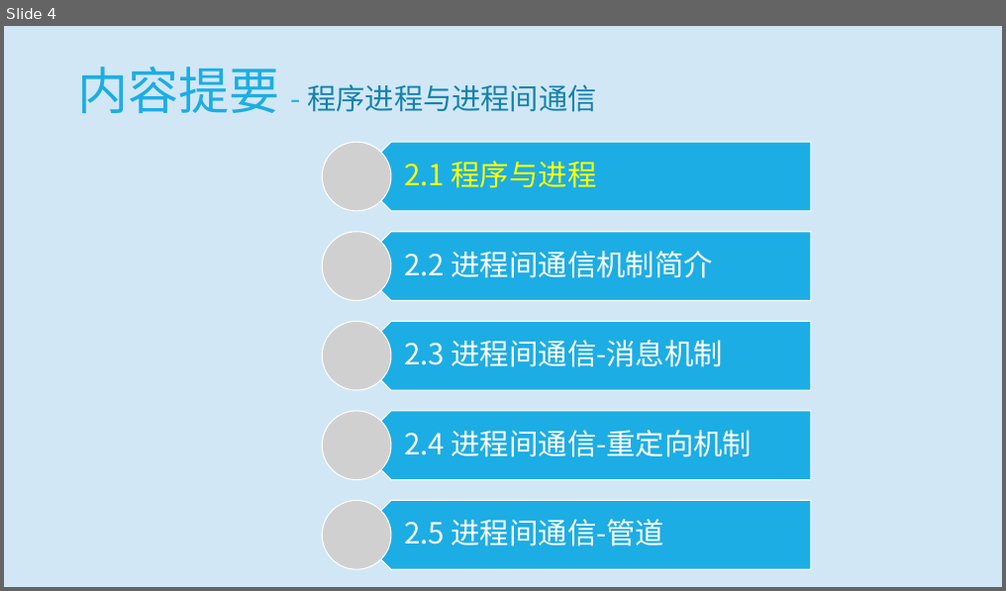
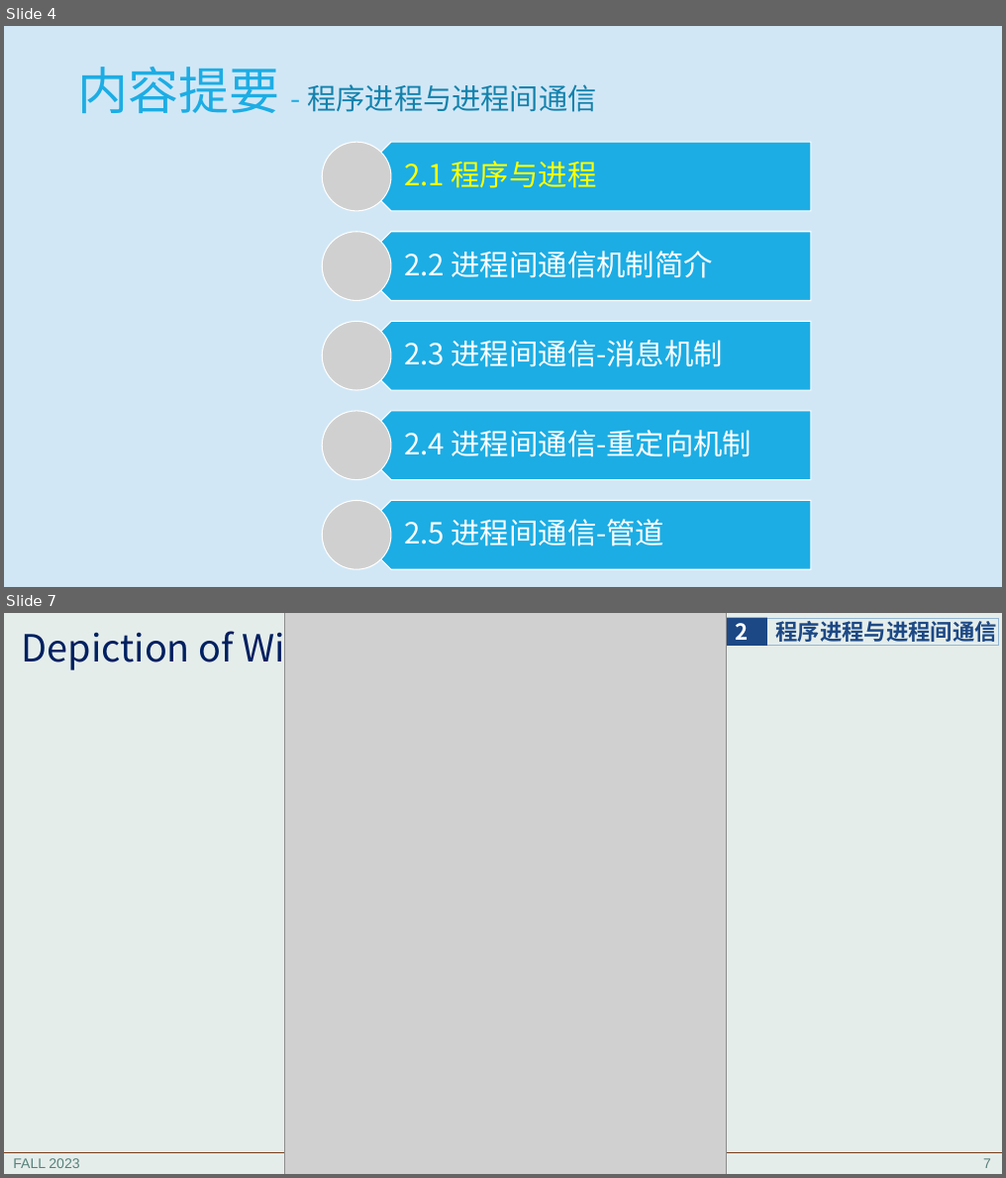
Before and after one commit to principleWindows/win-principle-2023, a slide deck: slides/instruction/principleWindows_2.pptx. Shown one above the other, each under a label of ours: slide 4 before the commit, slides 4 and 7 after it; the slides between them are not shown. The pictures are 1006x591 and 1006x1178 pixels, drawn with LibreOffice and Linux fonts; fonts in the diff are those of the drawing; grey boxes stand for pictures. Boxes give left, top, right and bottom in pixels: in the first picture for what was removed or moved away, otherwise in the second. Text is boxed around its words. In the diff, an @@ line names an element or a change of style, - is before the commit and + after.

```diff
--- a/slides/instruction/principleWindows_2.pptx
+++ b/slides/instruction/principleWindows_2.pptx
@@ slide 7 added at box(4, 613, 1002, 1174), background #E5EDEB @@
@@ title added at box(22, 624, 401, 672), 36 pt, text #002060 @@
+Depiction of Windows 10 Architecture
@@ picture added at box(285, 613, 726, 1174) @@
@@ rectangle added at box(717, 618, 767, 646), fill #1C4885, 21.3 pt, text #FFFFFF, bold @@
+2
@@ rectangle added at box(767, 618, 999, 646), outline #94B6D2 0.75 pt, 21.3 pt, text #1C4885, bold @@
+程序进程与进程间通信
@@ line added from (4, 1153) to (1002, 1153), #7B3D17 0.5 pt @@
@@ text added at box(13, 1158, 79, 1168), 13.3 pt, text #578279 @@
+FALL 2023
@@ page number added at box(983, 1158, 991, 1168), 13.3 pt, text #578279 @@
+7
```
Also in this commit, not shown: 62 slides changed, 2 other slides added, 46 other files.
